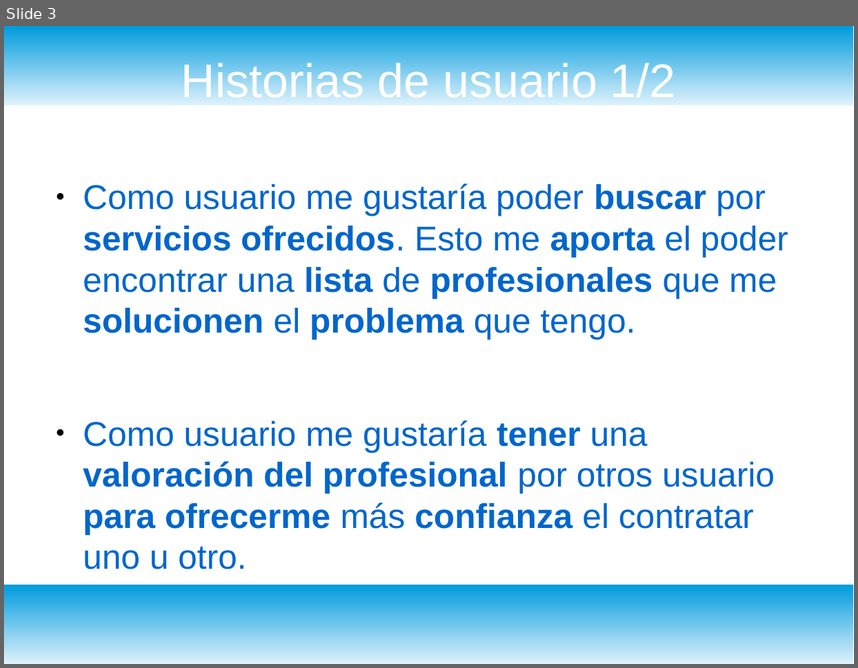
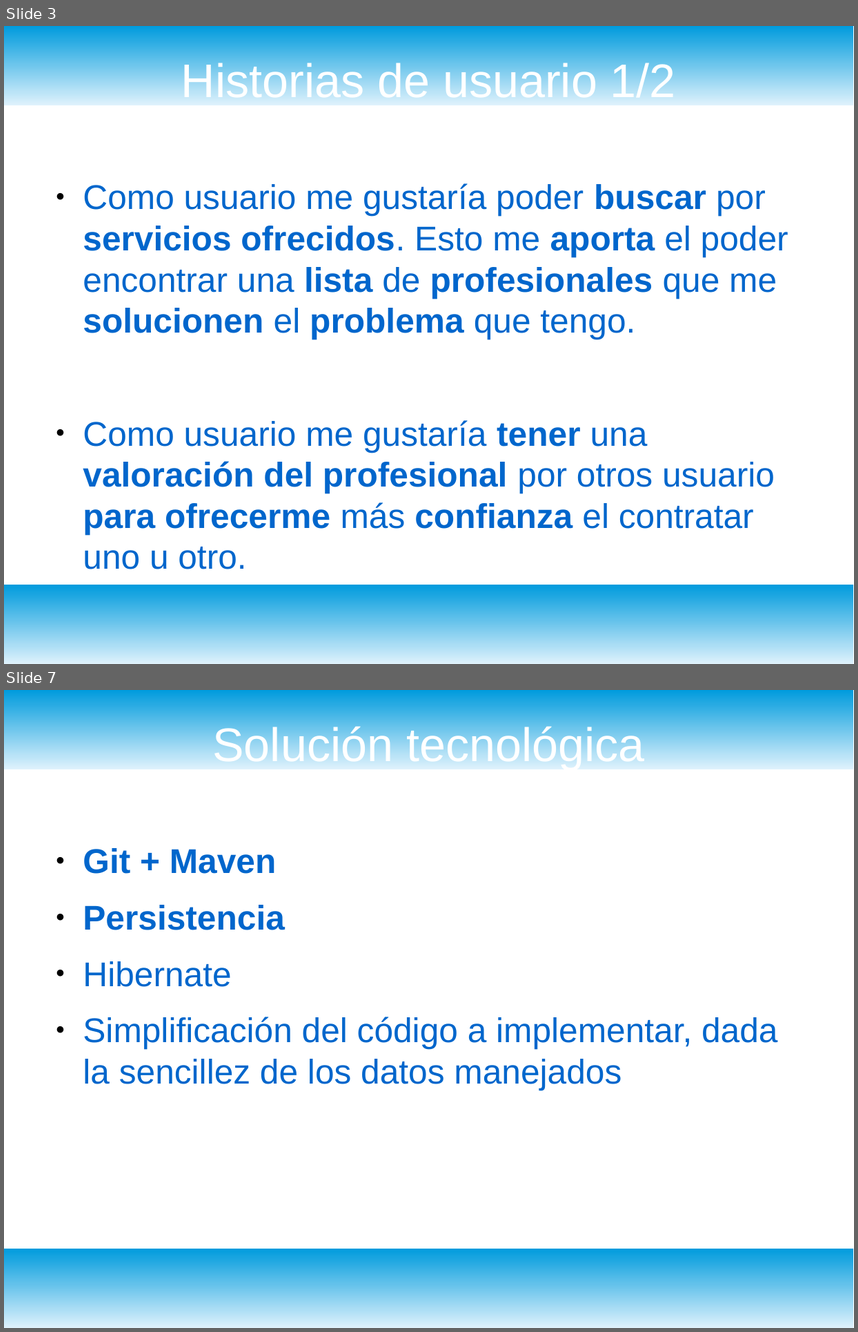
Before and after one commit to bugtamer/WorkerApp2, a slide deck: doc/presentación.odp. Shown one above the other, each under a label of ours: slide 3 before the commit, slides 3 and 7 after it; the slides between them are not shown. The pictures are 858x668 and 858x1332 pixels, drawn with LibreOffice and Linux fonts; fonts in the diff are those of the drawing. Boxes give left, top, right and bottom in pixels: in the first picture for what was removed or moved away, otherwise in the second. Text is boxed around its words. In the diff, an @@ line names an element or a change of style, - is before the commit and + after.

```diff
--- a/doc/presentación.odp
+++ b/doc/presentación.odp
@@ slide 7 added at (4,690,854,1328), background #FFFFFF; not listed: 2 template elements that a slide beside it also shows @@
@@ title added at (212,723,644,769), 44 pt, text #FFFFFF @@
+Solución tecnológica
@@ text added at (83,848,777,1090), 32 pt, text #0066CC @@
+● Git + Maven
+● Persistencia
+● Hibernate
+● Simplificación del código a implementar, dada la sencillez de los datos manejados
```
Also in this commit, not shown: 2 slides changed, 6 other slides added, 18 other files.
